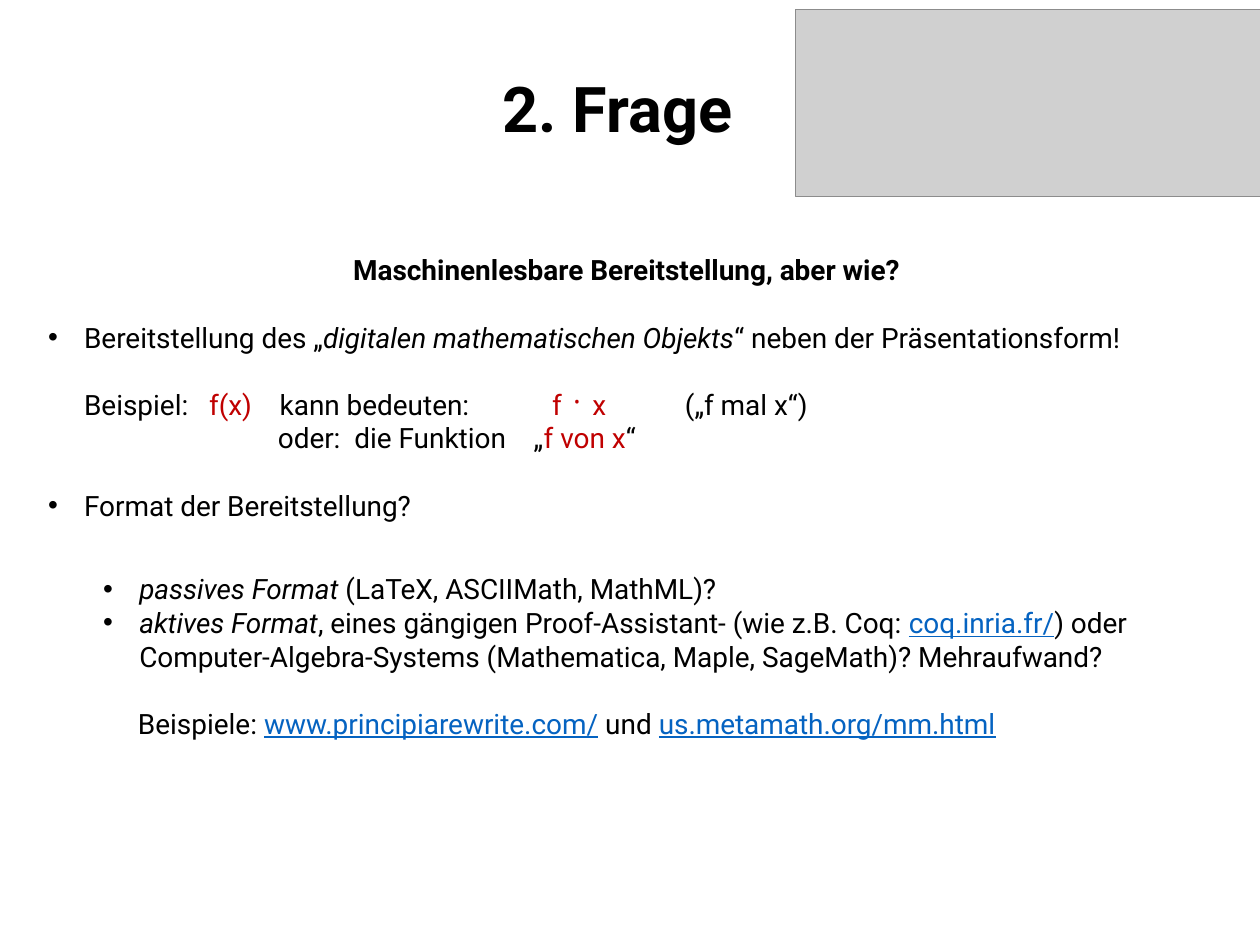
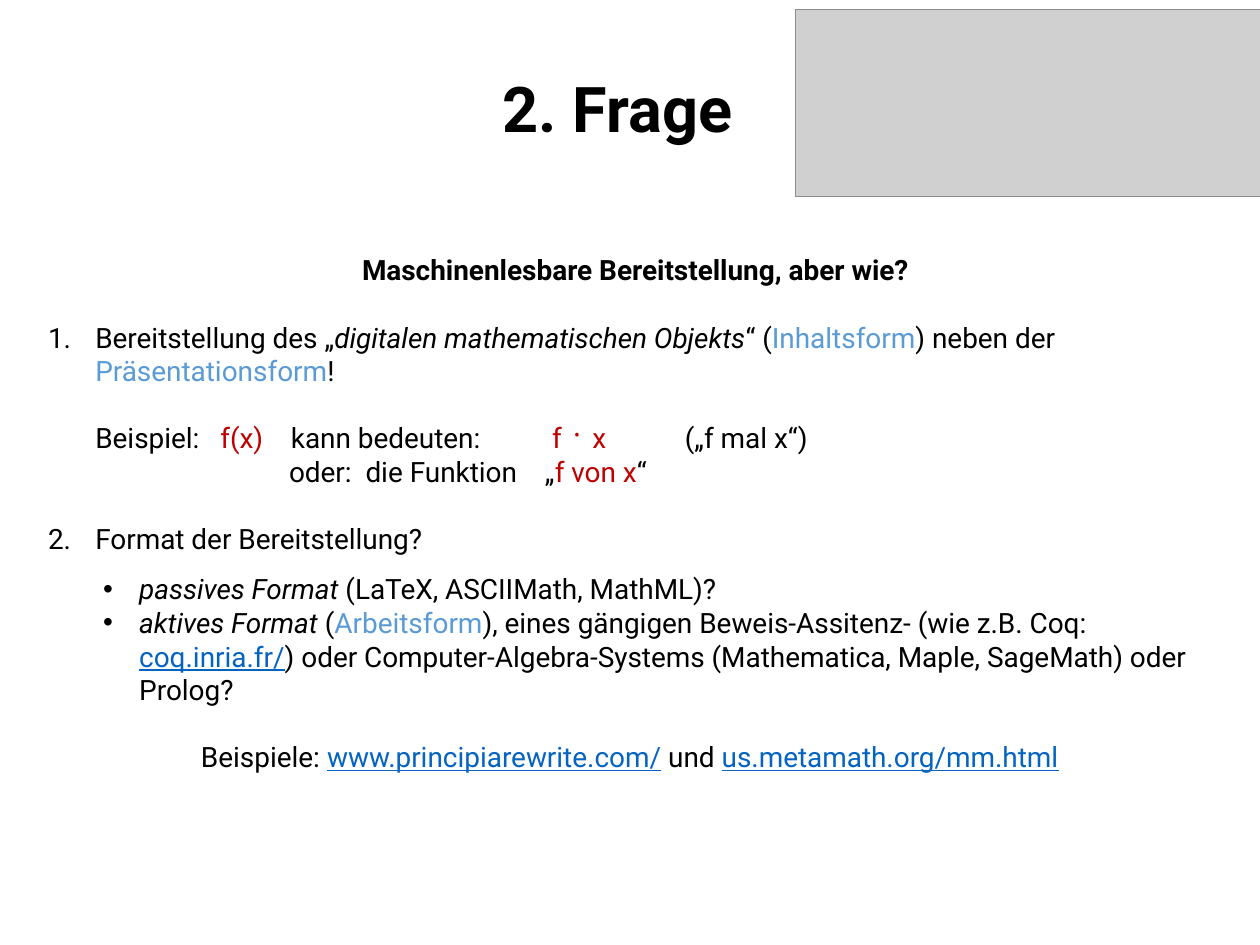
Before and after one commit to jecki/logicConverter, a slide deck: slide 7 of docs/Präsentation_dhmuc_23-02-13.pptx. Drawn at 1260x945 pixels with LibreOffice and Linux fonts; fonts in the diff are those of the drawing; grey boxes stand for pictures; background and template pictures are left out. Boxes give left, top, right and bottom in pixels: in the first picture for what was removed or moved away, otherwise in the second. Text is boxed around its words. In the diff, an @@ line names an element or a change of style, - is before the commit and + after.

Commit message:
Präsentation

```diff
--- a/docs/Präsentation_dhmuc_23-02-13.pptx
+++ b/docs/Präsentation_dhmuc_23-02-13.pptx
@@ text at (x1=95, y1=325, x2=1055, y2=486): text changed @@
-• Bereitstellung des „digitalen mathematischen Objekts“ neben der Präsentationsform!
-  Beispiel: f(x) kann bedeuten: f · x („f mal x“)
-  oder: die Funktion „f von x“
+1. Bereitstellung des „digitalen mathematischen Objekts“ (Inhaltsform) neben der Präsentationsform!
+   Beispiel: f(x) kann bedeuten: f · x („f mal x“)
+   oder: die Funktion „f von x“
@@ text at (x1=95, y1=528, x2=1058, y2=773): bullet • to 1.; indent changed @@
@@ text at (x1=139, y1=610, x2=1186, y2=706): text changed @@
-  • aktives Format, eines gängigen Proof-Assistant- (wie z.B. Coq: coq.inria.fr/) oder
-    Computer-Algebra-Systems (Mathematica, Maple, SageMath)? Mehraufwand?
+  • aktives Format (Arbeitsform), eines gängigen Beweis-Assitenz- (wie z.B. Coq: coq.inria.fr/) oder Computer-Algebra-Systems (Mathematica, Maple, SageMath) oder Prolog?
```
Also in this commit, not shown: 5 other slides changed, 1 slide added, 1 other file.
